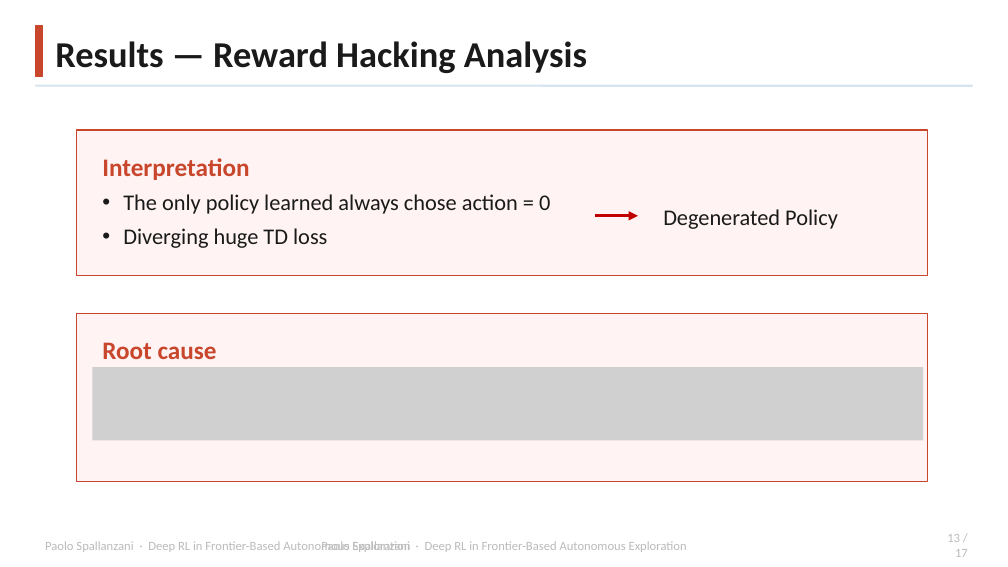
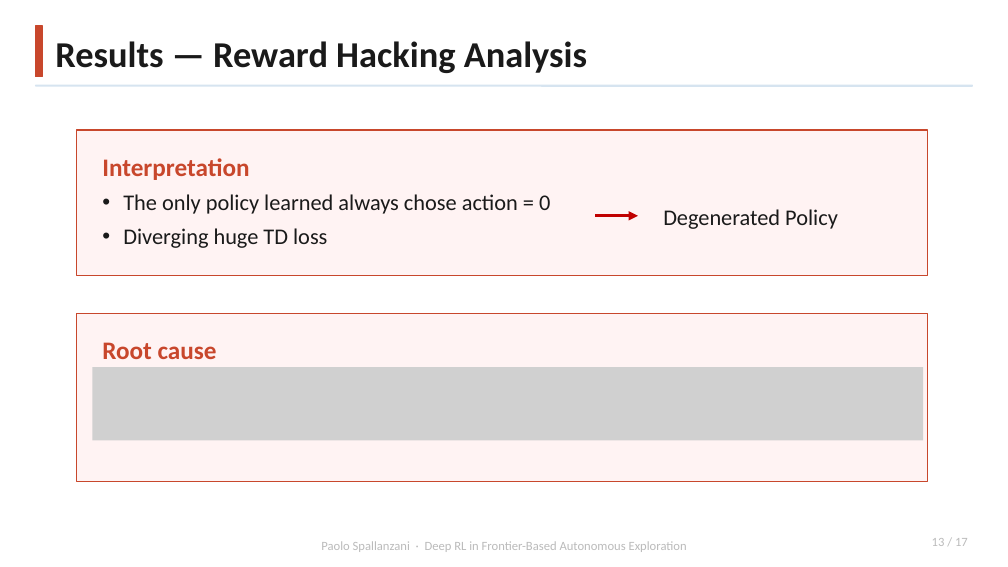
Before and after one commit to Paolo-Spall/presentazione_tesi_dae, a slide deck: slide 16 of paolo.spallanzani.pptx. Drawn at 1008x567 pixels with LibreOffice and Linux fonts; fonts in the diff are those of the drawing; grey boxes stand for pictures; background and template pictures are left out. Boxes give left, top, right and bottom in pixels: in the first picture for what was removed or moved away, otherwise in the second. Text is boxed around its words. In the diff, an @@ line names an element or a change of style, - is before the commit and + after.

```diff
--- a/paolo.spallanzani.pptx
+++ b/paolo.spallanzani.pptx
@@ text "13 / 17" rewrapped from (947,534,968,557) to (932,538,968,546) @@
@@ text removed at (45,541,410,552) @@
-Paolo Spallanzani · Deep RL in Frontier-Based Autonomous Exploration
```
Also in this commit, not shown: 1 other slide changed.
